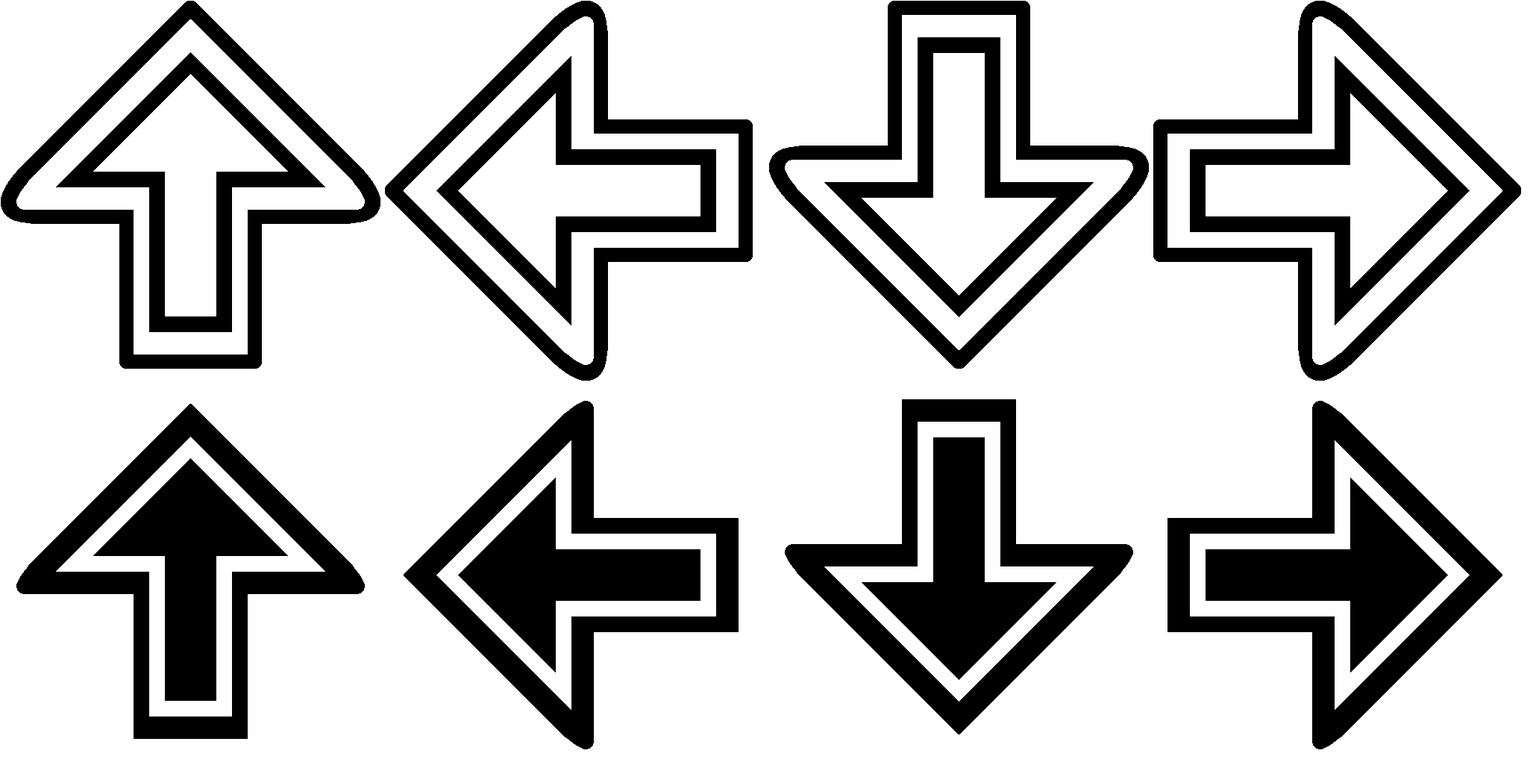
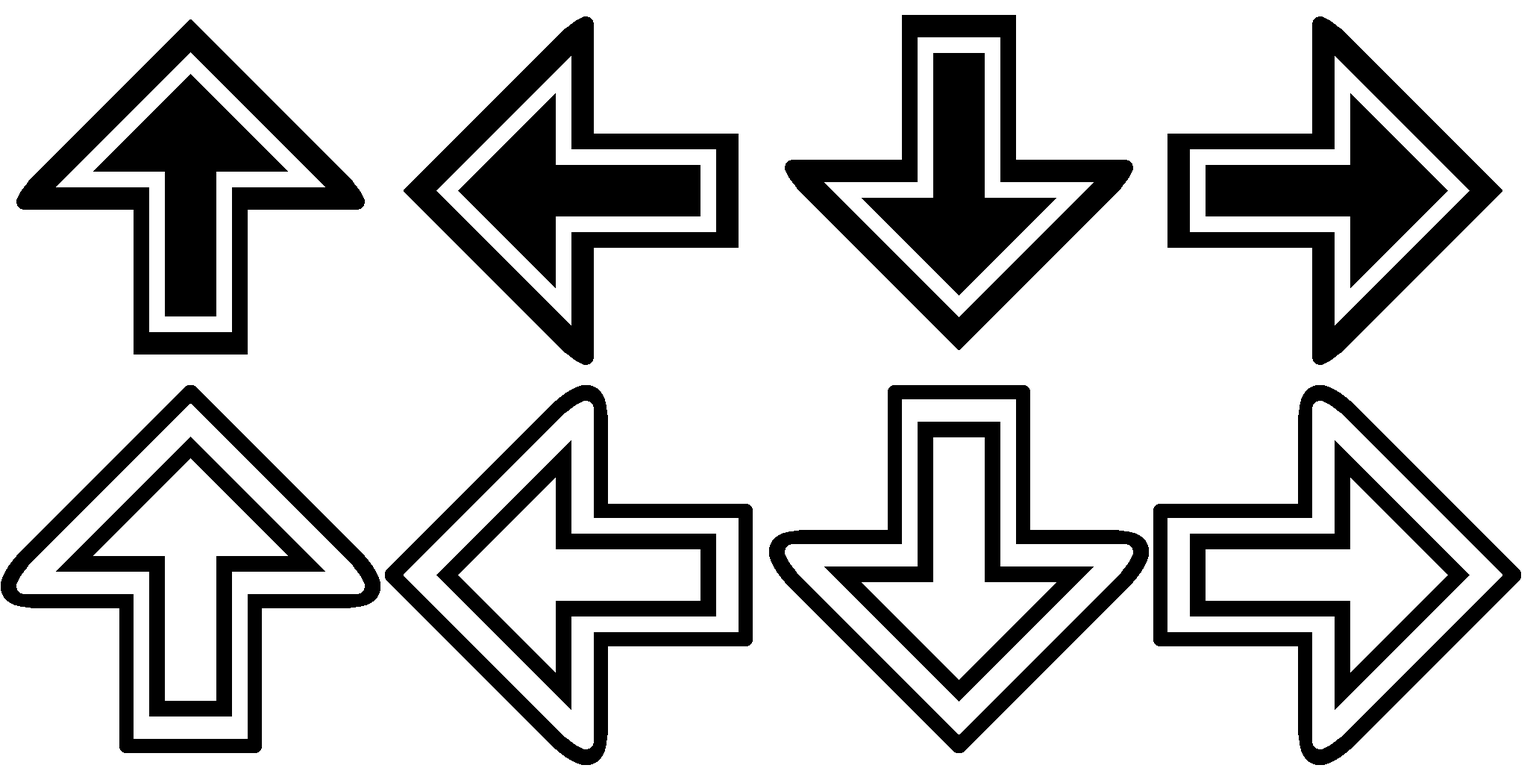
Comparing the layer stacks of the two w=1536, h=768 images. Changes:
added group "512_arrows_r" with 12 layers in group "Arrows" over [left=0, top=0, right=1522, bottom=765]
added group "512_U #2" with 2 layers in group "512_arrows_r" over [left=0, top=0, right=381, bottom=753]
added layer "512_U #3" in group "512_U #2" over [left=0, top=0, right=381, bottom=369]
added layer "512_Ui #1" in group "512_U #2" over [left=0, top=384, right=381, bottom=753]
added group "512_L #2" with 2 layers in group "512_arrows_r" over [left=384, top=0, right=753, bottom=765]
added layer "512_L #3" in group "512_L #2" over [left=384, top=0, right=753, bottom=381]
added layer "512_Li #1" in group "512_L #2" over [left=384, top=384, right=753, bottom=765]
added group "512_D #2" with 2 layers in group "512_arrows_r" over [left=769, top=0, right=1150, bottom=753]
added layer "512_D #3" in group "512_D #2" over [left=769, top=0, right=1150, bottom=369]
added layer "512_Di #1" in group "512_D #2" over [left=769, top=384, right=1150, bottom=753]
added group "512_R #2" with 2 layers in group "512_arrows_r" over [left=1153, top=0, right=1522, bottom=765]
added layer "512_R #3" in group "512_R #2" over [left=1153, top=0, right=1522, bottom=381]
added layer "512_Ri #1" in group "512_R #2" over [left=1153, top=384, right=1522, bottom=765]
